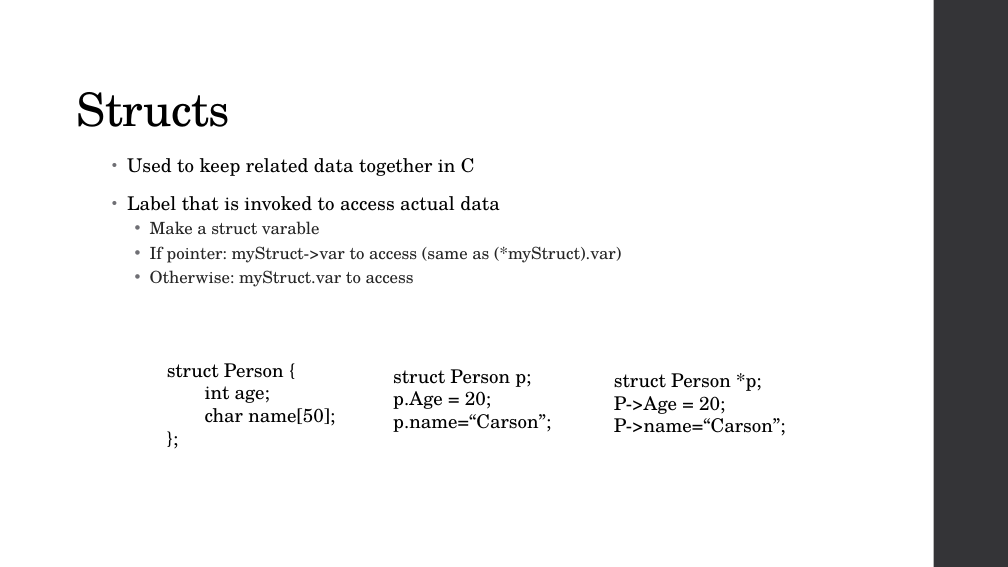
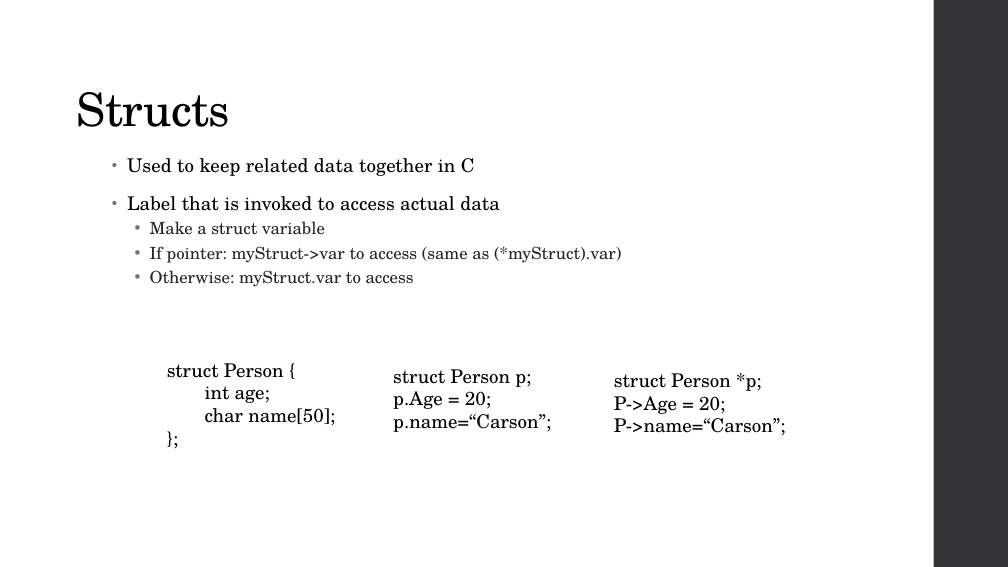
Before and after one commit to CarsonCook/CWorkshop2017, a slide deck: slide 15 of C Slides.pptx. Drawn at 1008x567 pixels with LibreOffice and Linux fonts; fonts in the diff are those of the drawing. Boxes give left, top, right and bottom in pixels: in the first picture for what was removed or moved away, otherwise in the second. Text is boxed around its words. In the diff, an @@ line names an element or a change of style, - is before the commit and + after.

```diff
--- a/C Slides.pptx
+++ b/C Slides.pptx
@@ text at box(150, 221, 325, 235): text changed @@
-  • Make a struct varable
+  • Make a struct variable
```
Also in this commit, not shown: 5 other slides changed.
